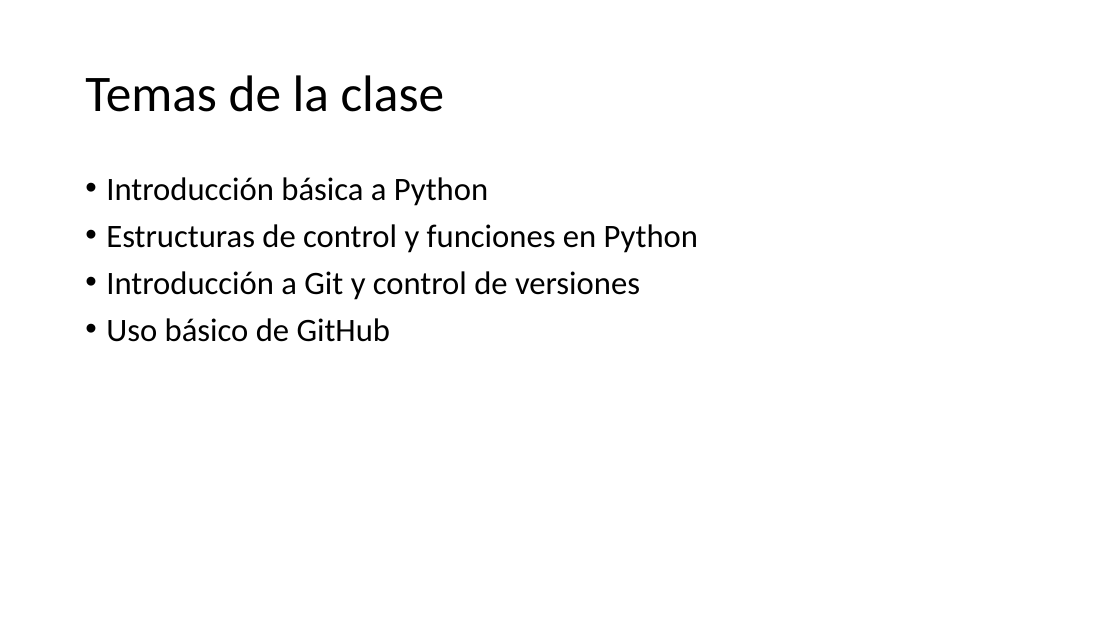
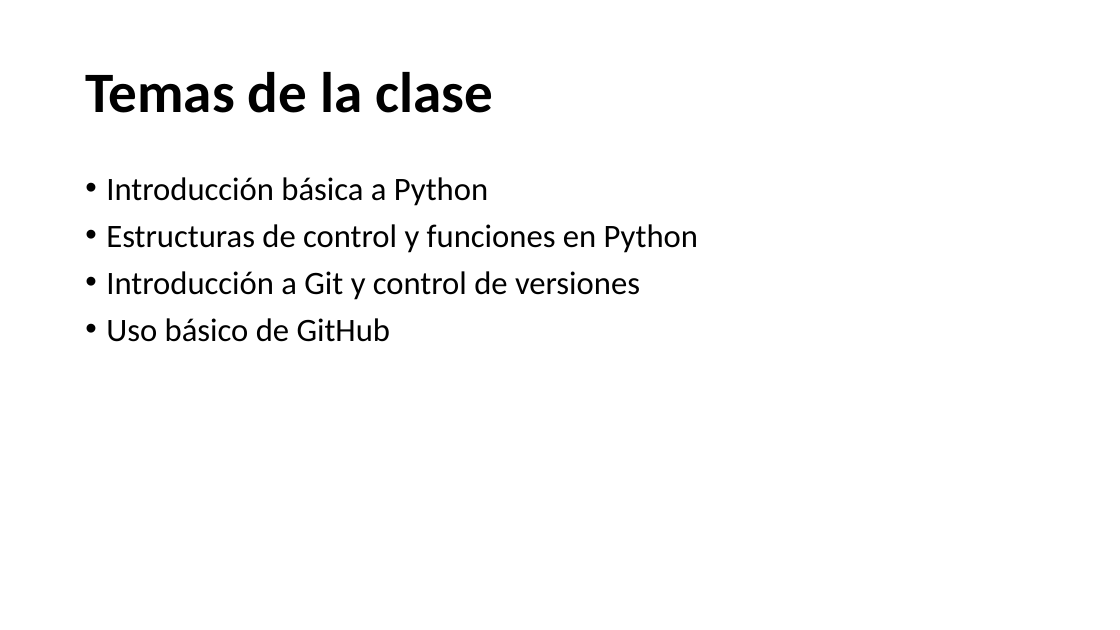
Before and after one commit to 26-jorge-01/ML-Basics, a slide deck: slide 4 of 1. Introduccion/1. Introducción.pptx. Drawn at 1120x630 pixels with LibreOffice and Linux fonts; fonts in the diff are those of the drawing. Boxes give left, top, right and bottom in pixels: in the first picture for what was removed or moved away, otherwise in the second. Text is boxed around its words. In the diff, an @@ line names an element or a change of style, - is before the commit and + after.

```diff
--- a/1. Introduccion/1. Introducción.pptx
+++ b/1. Introduccion/1. Introducción.pptx
@@ title "Temas de la clase" at (x1=85, y1=72, x2=493, y2=113): size 44 to 49 pt, bold on @@
```
Also in this commit, not shown: 9 other slides changed, 2 other files.
